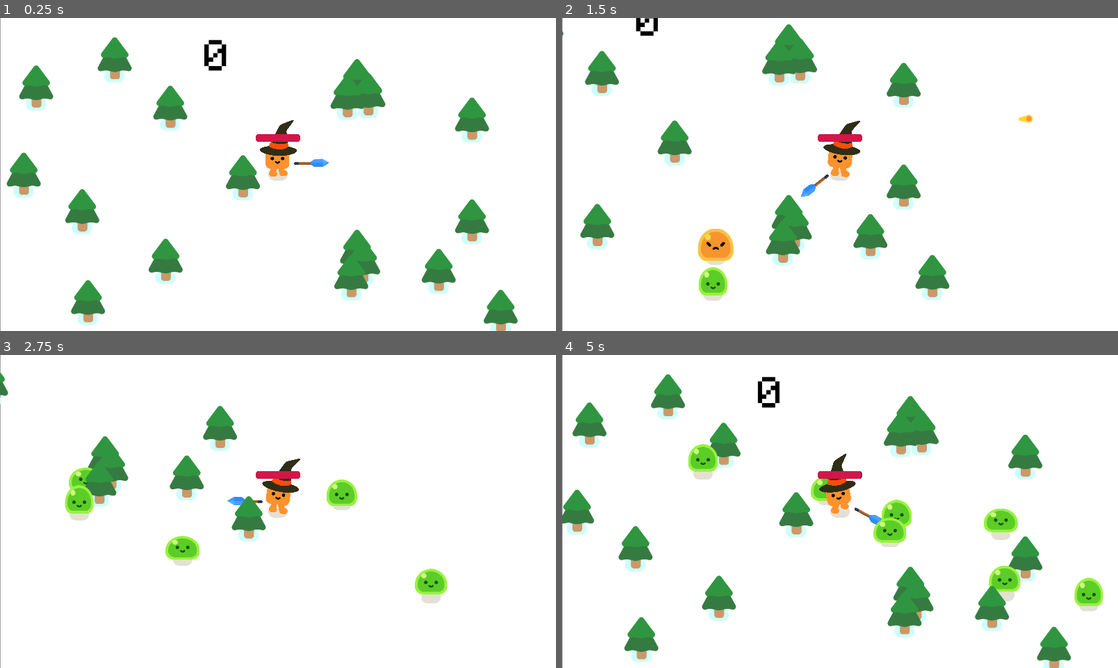
Above: before the commit, frames 1-4 (two rows, left to right).
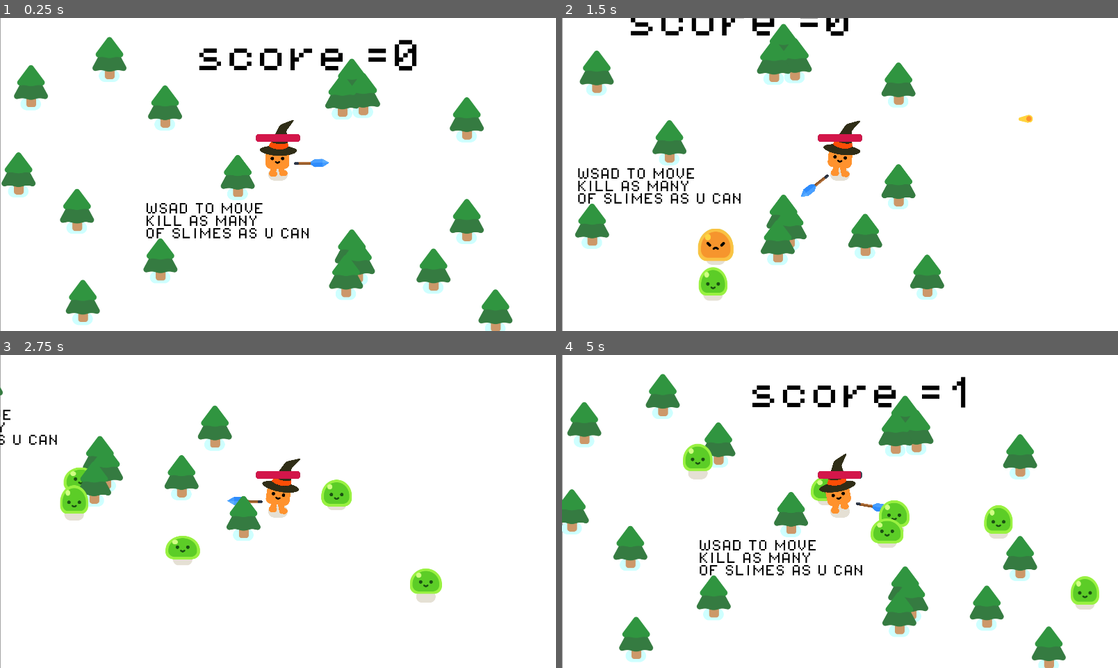
Above: after the commit, the same moments.

Repository: Tretaq/Totato2
Game: Godot game, scene res://game.tscn
Two runs of this game, one before a commit and one after it. Both use one fixed random seed, a clock stepped at 60 frames per second and the inputs below.
Inputs:
- Up to frame 1 (0.25 s): no input
- Up to frame 2 (1.5 s): tap Enter at 0.5 s; hold D (move_right) 0.53-1.28 s; hold S (move_down) from 1.28 s (still down)
- Up to frame 3 (2.75 s): release S (move_down) at 2.03 s; hold D (move_right) from 2.03 s (still down)
- Up to frame 4 (5 s): release D (move_right) at 2.78 s; hold W (move_up) 2.78-3.53 s; hold A (move_left) from 3.53 s (still down)

The runs differ from the first frame. In frame 1, 7.4% of the frame differs, in the area x 0-94%, y 6-100%; in frame 2, 5.3%; in frame 3, 3.0%; in frame 4, 9.0%, in the area x 0-98%, y 6-100%.

Commit message:
fixed readme and ADDED INSTRUCITONS FOR PLAING

Diff:
--- a/game.tscn
+++ b/game.tscn
@@ -32,7 +32,7 @@
 offset_bottom = 1094.0
 
 [node name="Player" parent="." instance=ExtResource("1_80nbo")]
-position = Vector2(966, 538)
+position = Vector2(984, 539)
 
 [node name="Path2D" type="Path2D" parent="Player"]
 position = Vector2(-966, -538)
@@ -182,5 +182,18 @@
 theme_override_font_sizes/font_size = 120
 script = ExtResource("5_ryrav")
 
+[node name="Label2" type="Label" parent="."]
+offset_left = 525.0
+offset_top = 638.0
+offset_right = 1525.0
+offset_bottom = 957.0
+theme_override_colors/font_color = Color(0, 0, 0, 1)
+theme_override_fonts/font = ExtResource("5_eow3j")
+theme_override_font_sizes/font_size = 40
+text = "WSAD TO MOVE
+KILL AS MANY
+OF SLIMES AS U CAN
+"
+
 [connection signal="health_depleted" from="Player" to="." method="_on_player_health_depleted"]
 [connection signal="timeout" from="Timer" to="." method="_on_timer_timeout"]
--- a/label.gd
+++ b/label.gd
@@ -1,4 +1,4 @@
 extends Label
 
 func _process(delta):
-    self.text = str(Global.score)
+    self.text = "score =" + str(Global.score)
Not shown, changed: README.md
